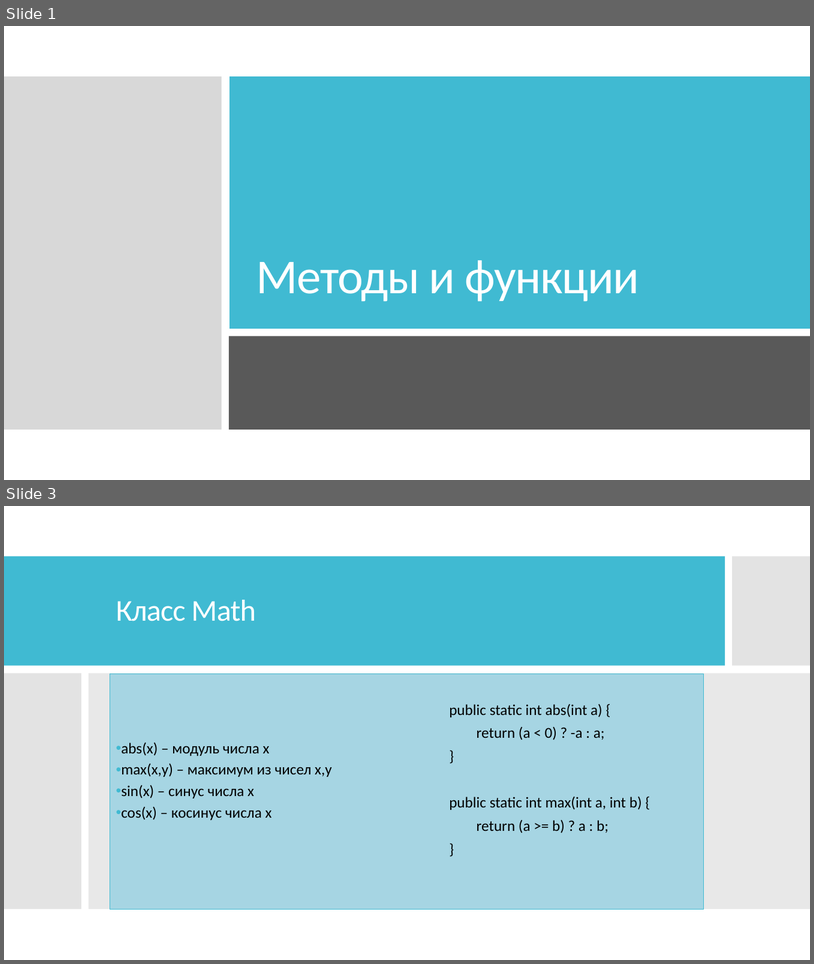
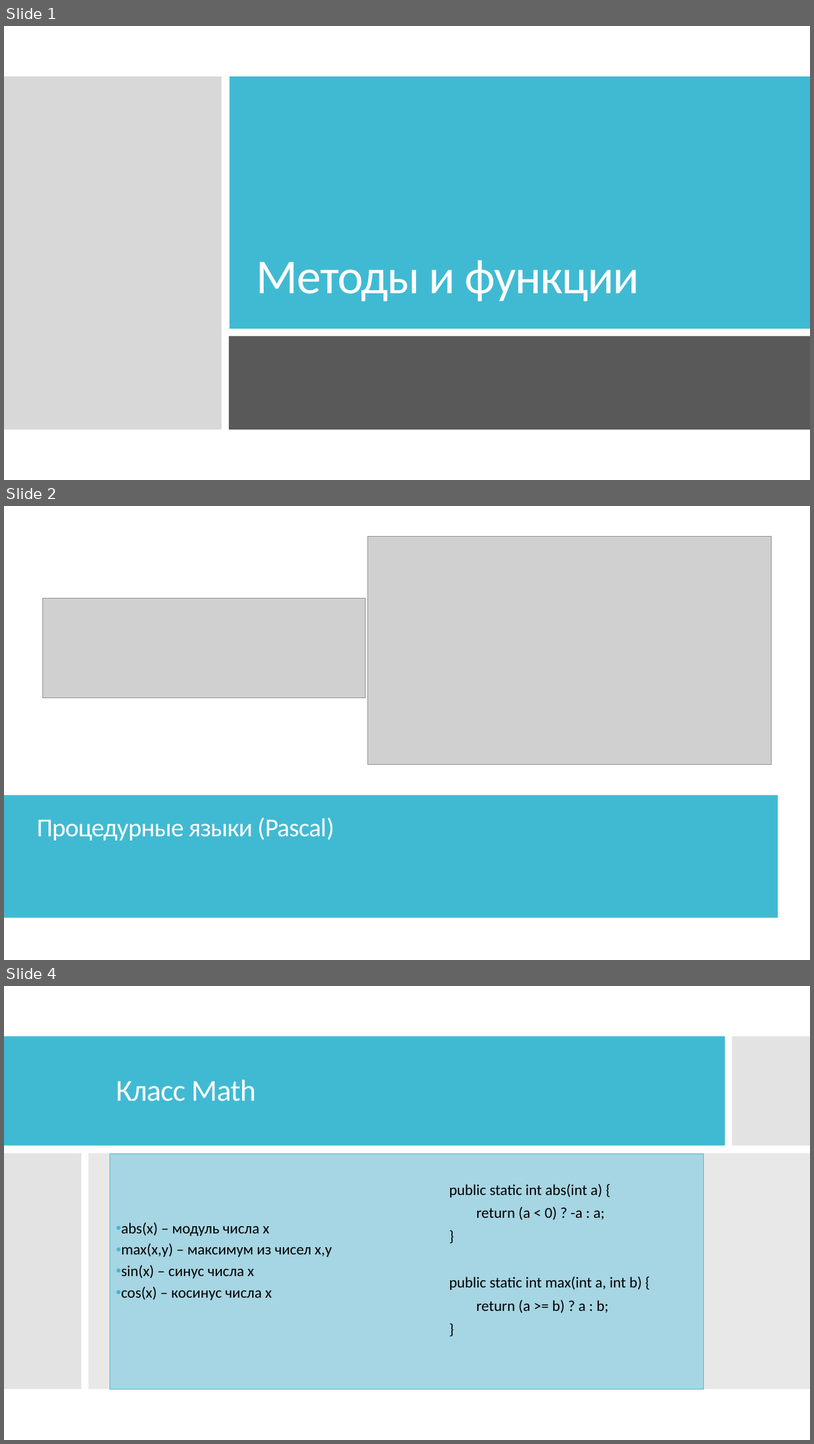
Before and after one commit to IriEfremova/LessonsCube, a slide deck: Samsung/Lesson8/ArraysPracticum.pptx. Shown one above the other, each under a label of ours: slides 1 and 3 before the commit, slides 1, 2 and 4 after it; the slides between them are not shown. The pictures are 814x964 and 814x1444 pixels, drawn with LibreOffice and Linux fonts; fonts in the diff are those of the drawing; grey boxes stand for pictures. Boxes give left, top, right and bottom in pixels: in the first picture for what was removed or moved away, otherwise in the second. Text is boxed around its words. In the diff, an @@ line names an element or a change of style, - is before the commit and + after.

```diff
--- a/Samsung/Lesson8/ArraysPracticum.pptx
+++ b/Samsung/Lesson8/ArraysPracticum.pptx
@@ slide 2 added at [4,506,810,960], background #FFFFFF; not listed: 2 template elements that a slide beside it also shows @@
@@ rectangle added at [4,506,810,960], fill #FFFFFF @@
@@ picture added at [368,536,771,765] @@
@@ picture added at [43,598,365,698] @@
@@ rectangle added at [4,795,779,918], fill #40BAD2 @@
@@ text added at [37,817,335,840], 30.6 pt, text #FFFFFF @@
+Процедурные языки (Pascal)
@@ what was slide 3 is now slide 4 @@
```
Also in this commit, not shown: 1 slide changed, 6 other slides added, 17 slides removed, 5 other files.
